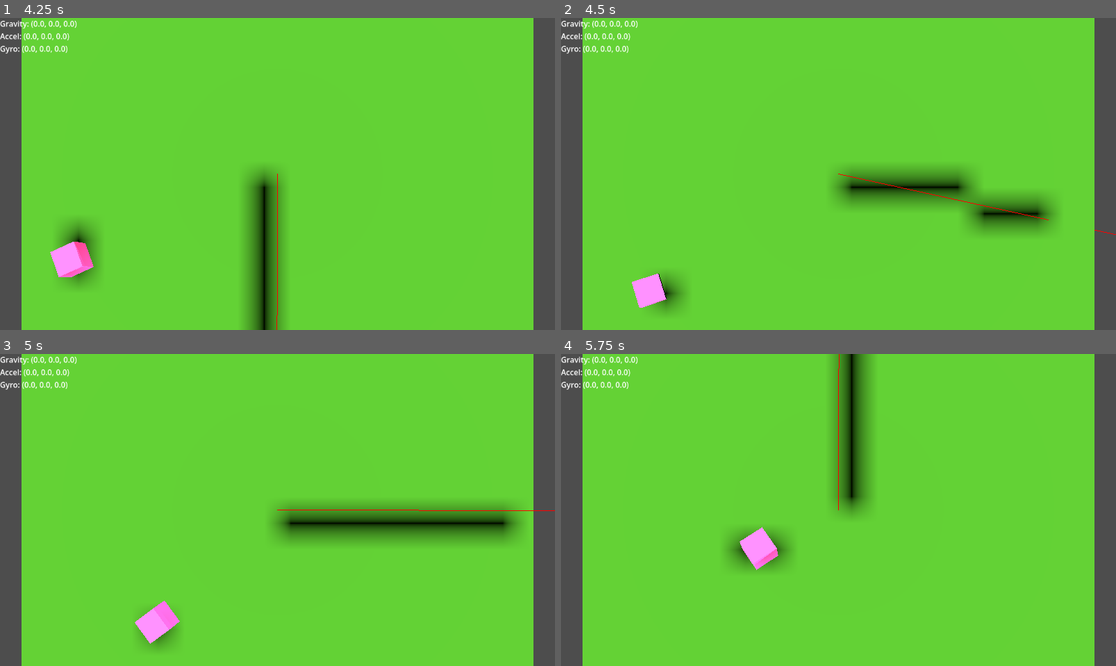
Above: before the commit, frames 1-4 (two rows, left to right).
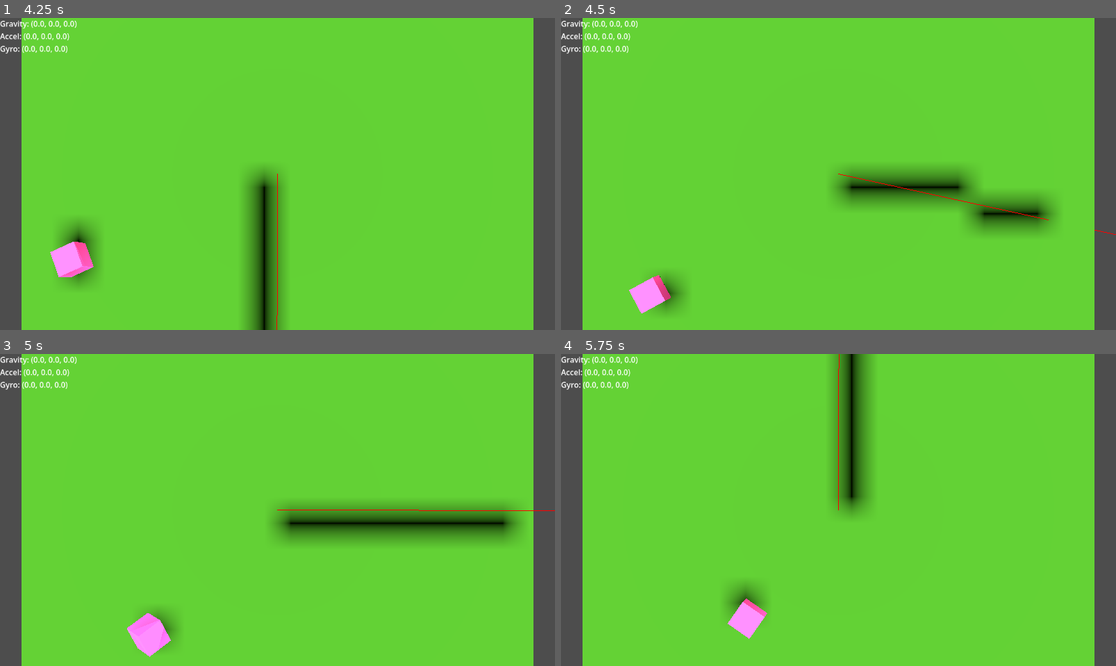
Above: after the commit, the same moments.

Repository: MatthieuLJ/no_dice
Game: Godot game, scene res://die.tscn
The game is run twice, just before and just after one commit, with the same random seed, the same clock (stepped at 60 frames per second) and the same inputs.
Inputs:
- Up to frame 1 (4.25 s): tap Enter at 0.5 s; hold Up (ui_up) 0.53-2.03 s; tap R every 0.75 s from 0.6 to 3.6 s; tap Space at 1.25 s; hold Left (ui_left) 2.03-3.53 s; hold Down (ui_down) from 3.53 s (still down)
- Up to frame 2 (4.5 s): release Down (ui_down) at 4.28 s; hold Right (ui_right) from 4.28 s (still down); tap R at 4.35 s
- Up to frame 3 (5 s): keep holding Right (ui_right)
- Up to frame 4 (5.75 s): release Right (ui_right) at 5.03 s; hold Up (ui_up) from 5.03 s (still down); tap R at 5.1 s

Frame 1 is identical in both runs. In frame 2, 0.3% of the frame differs, in the area x 12-20%, y 81-95%; in frame 3, 0.7%; in frame 4, 2.2%, in the area x 29-42%, y 55-92%.

Commit message:
fix(enclosure): dynamically scale side walls and floor mesh with screen aspect ratio

Diff:
--- a/pyramid_scale.gd
+++ b/pyramid_scale.gd
@@ -1,9 +1,12 @@
 
 extends AnimatableBody3D
 
-# Reference the wall child nodes
 @onready var wall_north: CollisionShape3D = $Wall_North
 @onready var wall_south: CollisionShape3D = $Wall_South
+@onready var wall_east: CollisionShape3D = $Wall_East
+@onready var wall_west: CollisionShape3D = $Wall_West
+@onready var floor_mesh: MeshInstance3D = $MeshInstance3D
+@onready var roof: CollisionShape3D = $Roof
 
 
 func _ready() -> void:
@@ -12,13 +15,21 @@
 	# Initial call to set scale at startup
 	_update_scale()
 
-func _update_scale():
+func _update_scale() -> void:
 	var view_size = get_viewport().get_visible_rect().size
 	if view_size.x == 0:
 		return
 
-	var aspect_ratio = view_size.y / view_size.x
+	var aspect_ratio = maxf(1.0, view_size.y / view_size.x)
 
 	# Moving the walls to match the aspect ratio of the display
 	wall_north.position = Vector3(0.0, 0.5, -aspect_ratio)
 	wall_south.position = Vector3(0.0, 0.5, aspect_ratio)
+
+	# Scale East and West side walls along Z to fill the gap to North/South walls
+	wall_east.scale.z = aspect_ratio
+	wall_west.scale.z = aspect_ratio
+
+	# Scale floor mesh and roof to cover the entire area
+	floor_mesh.scale.z = aspect_ratio
+	roof.scale.z = aspect_ratio
